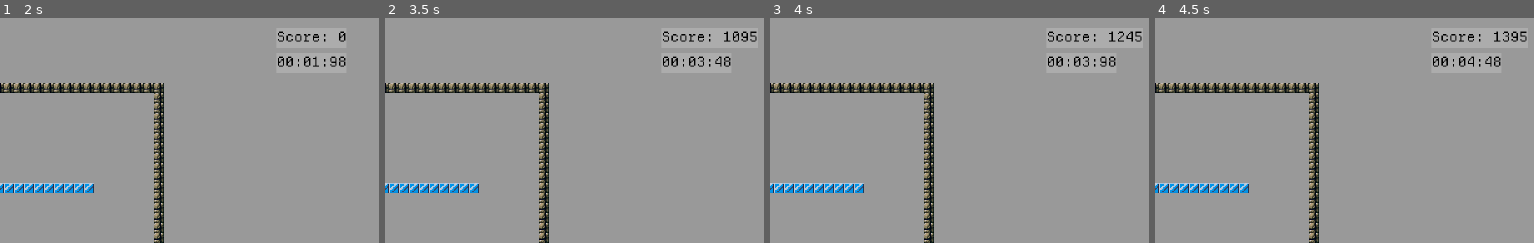
Above: before the commit, frames 1-4 (left to right).
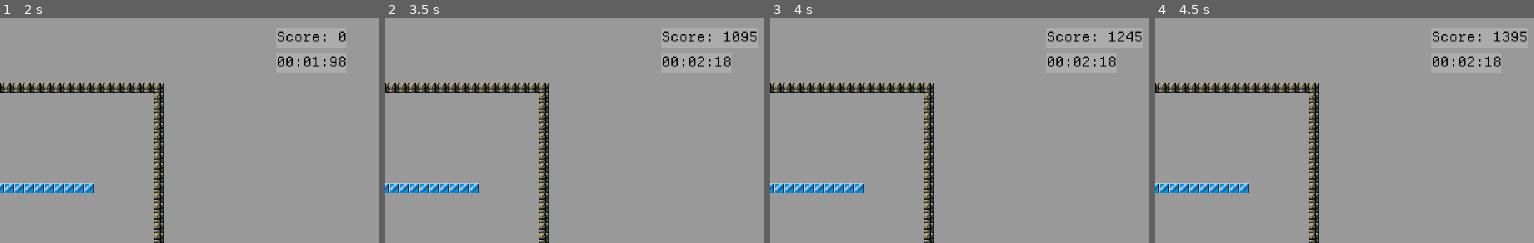
Above: after the commit, the same moments.

Repository: OSGH-web/balloon-movement-demo
Game: Godot game, scene res://scenes/main.tscn
The game is run twice, just before and just after one commit, with the same random seed, the same clock (stepped at 60 frames per second) and the same inputs.
Inputs:
- Up to frame 1 (2 s): hold Right (ui_right) from 0.53 s (still down); tap Up (ui_up) at 0.77, 1.52 s
- Up to frame 2 (3.5 s): release Right (ui_right) at 2.03 s; hold Left (ui_left) 2.03-2.78 s; hold Right (ui_right) from 2.78 s (still down); tap Up (ui_up) at 3.02 s
- Up to frame 3 (4 s): keep holding Right (ui_right); tap Up (ui_up) at 3.77 s
- Up to frame 4 (4.5 s): release Right (ui_right) at 4.28 s; hold Left (ui_left) from 4.28 s (still down)
The pictures show only the part of the screen within x 50-100%, y 0-50%; the shares and areas given below are measured in that part.

Frame 1 is identical in both runs. In frame 2, less than 0.1% of the frame differs, in the area x 82-89%, y 16-22%; in frame 3, less than 0.1%; in frame 4, 0.1%.

Commit message:
stop timer when end zone is triggered

Diff:
--- a/scripts/UI/hud.gd
+++ b/scripts/UI/hud.gd
@@ -5,7 +5,8 @@
 var time: float = 0.0;
 
 func _process(delta: float) -> void:
-	time += delta;
+	if not GameManager.endZoneTriggered:
+		time += delta;
 
 	if not player:
 		return
